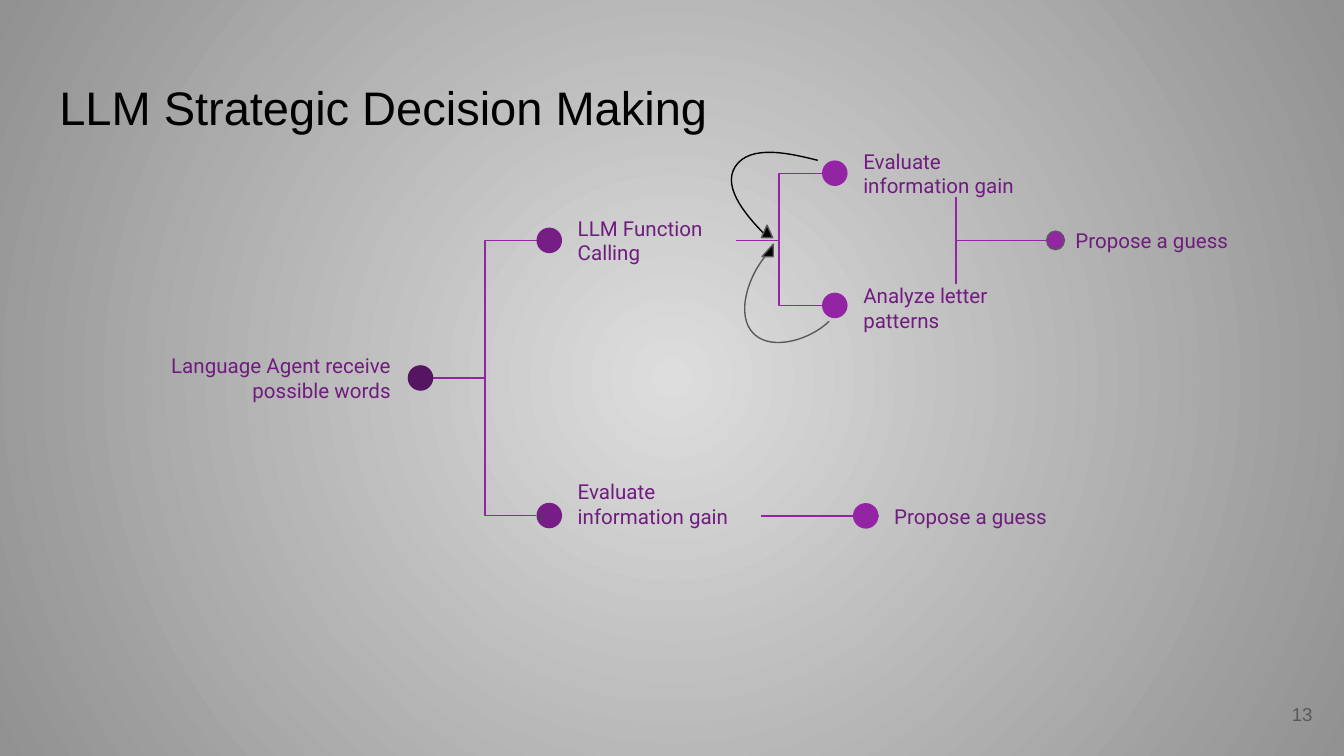
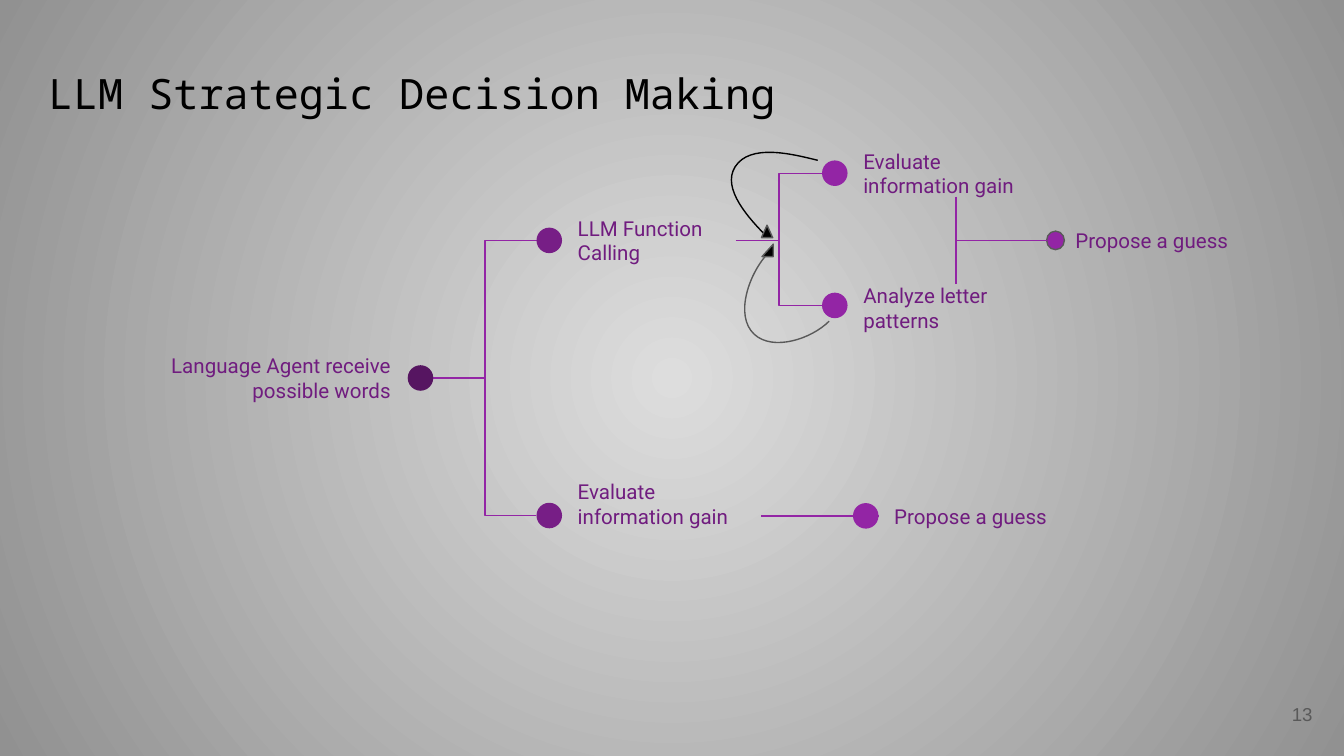
Before and after one commit to ousticrame/Quoridor, a slide deck: slide 13 of CSP-Wordle-Solver/slides/Slides - CSP Wordle Solver.pptx. Drawn at 1344x756 pixels with LibreOffice and Linux fonts; fonts in the diff are those of the drawing. Boxes give left, top, right and bottom in pixels: in the first picture for what was removed or moved away, otherwise in the second. Text is boxed around its words. In the diff, an @@ line names an element or a change of style, - is before the commit and + after.

```diff
--- a/CSP-Wordle-Solver/slides/Slides - CSP Wordle Solver.pptx
+++ b/CSP-Wordle-Solver/slides/Slides - CSP Wordle Solver.pptx
@@ title "LLM Strategic Decision Making": place and size @@
-title "LLM Strategic Decision Making" at <box>59,91,708,134</box>
+title "LLM Strategic Decision Making" at <box>48,77,775,120</box>
@@ title "LLM Strategic Decision Making" at <box>48,77,775,120</box>: size 25.2 to 22.4 pt, font Arial to Noto Sans Mono @@
```
Also in this commit, not shown: 7 other slides changed, 3 other files.
